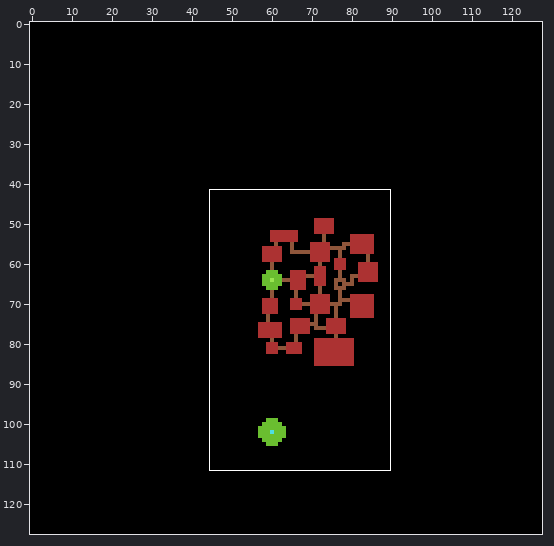
Two states of a pixel-art file, src/maps/map.aseprite. Above: a wide view before the commit, with the close-up outlined.
Close-up. Before:
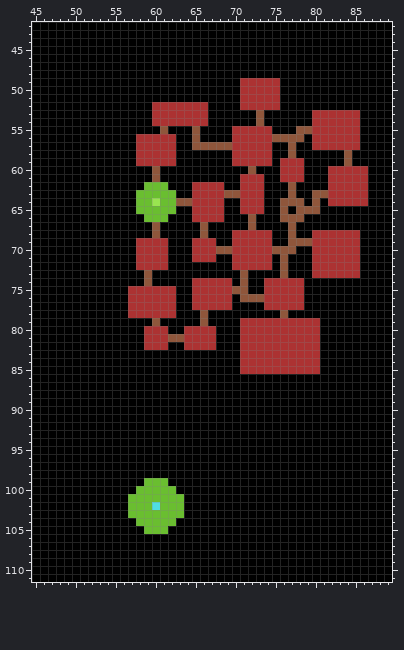
128x128 pixels, 1 frame. Colours within 5 levels of each other are drawn and written as one. Shown: x 45..89, y 42..111.
And afterwards:
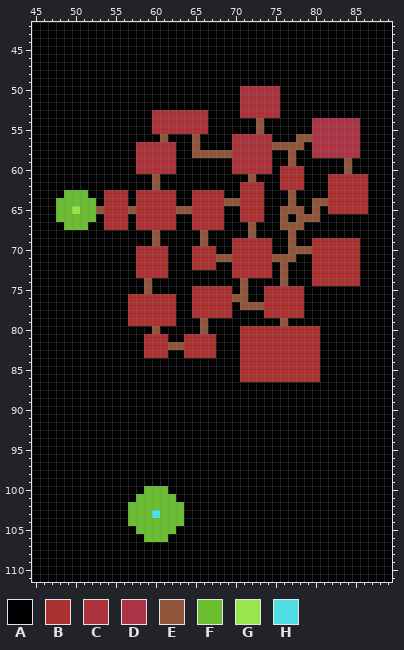
Palette (. is transparent): A #000000  B #ac3232  C #ac323c  D #ac3246  E #8f563b  F #6abe30  G #99e550  H #4fdee3
From the commit log: :sparkles: better map
The exact change:
Changed rows in their new state; - is an unchanged pixel.
Layer "map":
first column x 48:
 49 -----------------------AAAAA-----------
 50 -----------------------CCCCC-----------
 51 -----------------------CCCCC-----------
 52 ------------AAAAAAA----CCCCC-----------
 53 ------------CCCCCCC----CCCCC----AAAAAA-
 54 ------------CCCCCCC-------------DDDDDD-
 55 ------------CCCCCCC---AAAEA---AADDDDDD-
 56 ----------AAAEA-------CCCCCAAA-EDDDDDD-
 57 ----------CCCCC---AAAACCCCCEE-E-DDDDDD-
 58 ----------CCCCC--EEEEECCCCC-----DDDDDD-
 59 ----------CCCCC-------CCCCC-AEA--------
 60 ----------CCCCC-------CCCCC-------AAEAA
 61 -----------------------AEA-------------
 62 -----------AEA---AAAA-------BBB--------
 63 -FFF--BBB-BBBBB------AA---------AA-----
 64 FFFFF-BBB-BBBBBAA----EE-----A-A--E-----
 65 FFGFFEBBBEBBBBBEE------------E-A--BBBBB
 66 FFFFF-BBB-BBBBB--------BBB---A-EE------
 67 -FFF--BBB-BBBBB--BBBB-------E-E--------
 68 ----------------------AAEAA-----AAAAAA-
 69 ----------AAEA---AEA----------AA-------
 70 --------------------AA-----AA-EE-------
 71 --------------------EE-----E-E---------
 72 -----------------BBB-------------------
 73 ----------BBBB--------BBBBB------------
 74 -----------------AAAAA----AAEAA-BBBBBB-
 75 ---------AAEAAA-------A----------------
 76 ----------------------E-AA-------------
 77 -----------------------EEE-------------
 78 -----------------BBBBB----BBBBB--------
 79 ---------BBBBBB--------AAAAAEAAAA------
 80 -----------AEA--AAEA-------------------
 81 --------------AA-----------------------
 82 --------------EE-----------------------
 83 -----------BBB--BBBB-------------------
 86 -----------------------BBBBBBBBBB------
first column x 57:
 99 --AAA--
100 -A---A-
101 A-----A
102 ---F---
103 ---H---
104 F-----F
105 -F---F-
106 --FFF--
Changed places in both close-ups, as pixel boxes (x1, y1, x2, y2):
changed: (56, 78, 368, 382)
changed: (128, 478, 184, 542)
